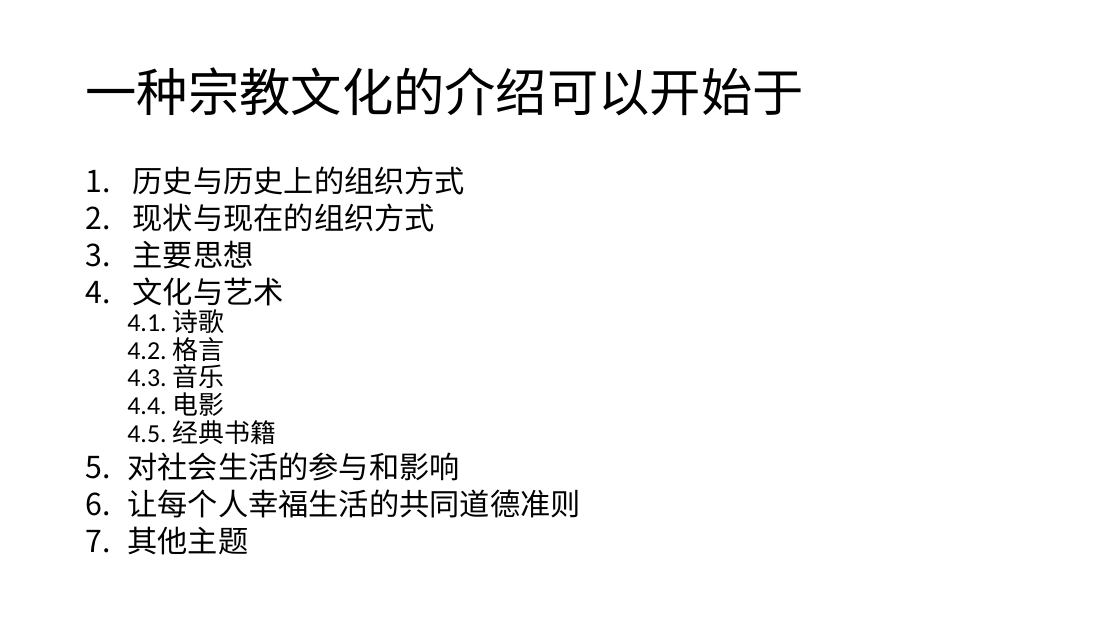
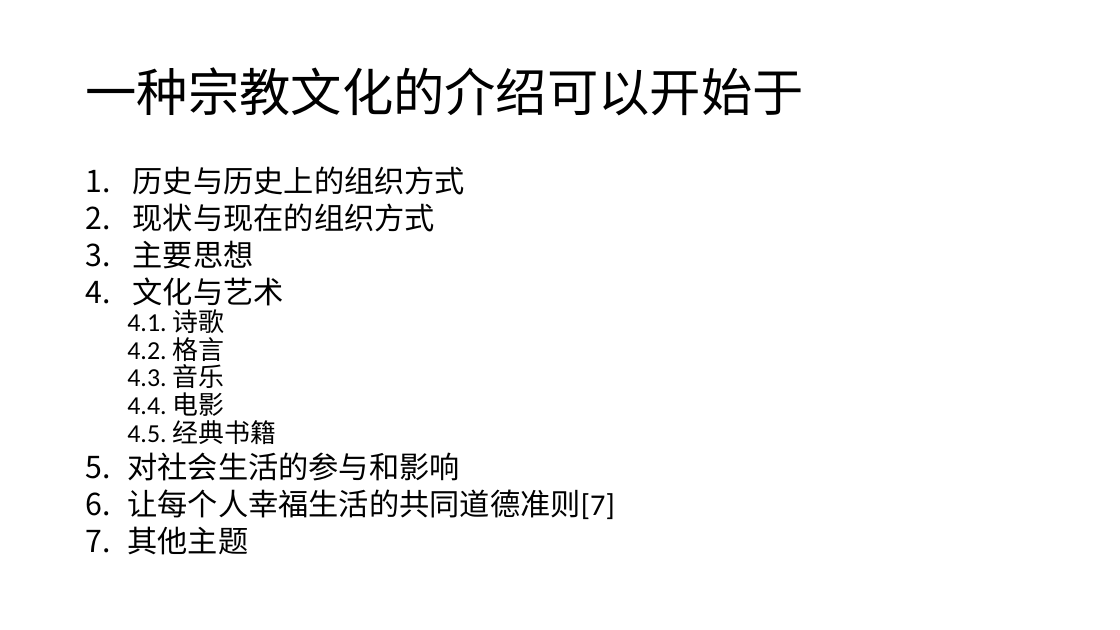
Before and after one commit to howardyang2009/Amber, a slide deck: slide 8 of P(Path)/RP(ReligionPath)/信仰之路（中文）.pptx. Drawn at 1120x630 pixels with LibreOffice and Linux fonts; fonts in the diff are those of the drawing. Boxes give left, top, right and bottom in pixels: in the first picture for what was removed or moved away, otherwise in the second. Text is boxed around its words. In the diff, an @@ line names an element or a change of style, - is before the commit and + after.

```diff
--- a/P(Path)/RP(ReligionPath)/信仰之路（中文）.pptx
+++ b/P(Path)/RP(ReligionPath)/信仰之路（中文）.pptx
@@ text at (127,489,614,519): text changed @@
-6. 让每个人幸福生活的共同道德准则
+6. 让每个人幸福生活的共同道德准则[7]
```
Also in this commit, not shown: 1 other slide changed, 2 other files.
